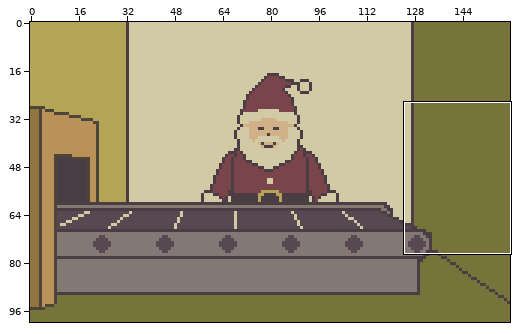
Two versions of one pixel-art file, Assets/project/pictures/ChristmasGameMainScene.aseprite. The first picture is a wide view before the edit; the outline marks the close-up.
Close-up. Before:
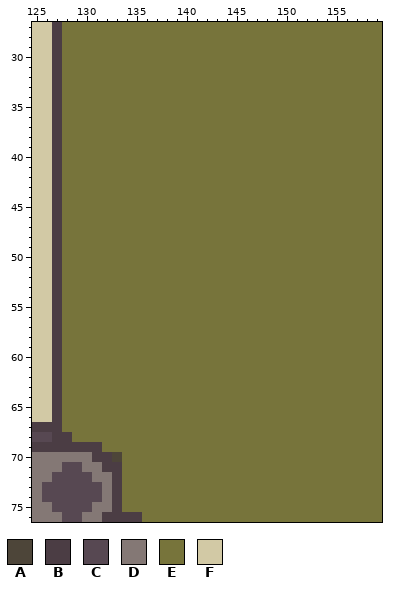
160x100 pixels, 1 frame. Shown: x 125..159, y 27..76. The commit also changed other parts of the picture, which this record leaves out.
Visible layers, top first: "Lane3", "lane", "Lane2", "santa_claus/Santa_claus_face", "santa_claus/cloth", "santa_claus/hands", "santa_claus/foot", "wall".
Palette (. is transparent): A #4d4539  B #4b3d44  C #574852  D #847875  E #77743b  F #d2c9a5
Pixels before, first column x 125:
27 FFBEEEEEEEEEEEEEEEEEEEEEEEEEEEEEEEE
28 FFBEEEEEEEEEEEEEEEEEEEEEEEEEEEEEEEE
29 FFBEEEEEEEEEEEEEEEEEEEEEEEEEEEEEEEE
30 FFBEEEEEEEEEEEEEEEEEEEEEEEEEEEEEEEE
31 FFBEEEEEEEEEEEEEEEEEEEEEEEEEEEEEEEE
32 FFBEEEEEEEEEEEEEEEEEEEEEEEEEEEEEEEE
33 FFBEEEEEEEEEEEEEEEEEEEEEEEEEEEEEEEE
34 FFBEEEEEEEEEEEEEEEEEEEEEEEEEEEEEEEE
35 FFBEEEEEEEEEEEEEEEEEEEEEEEEEEEEEEEE
36 FFBEEEEEEEEEEEEEEEEEEEEEEEEEEEEEEEE
37 FFBEEEEEEEEEEEEEEEEEEEEEEEEEEEEEEEE
38 FFBEEEEEEEEEEEEEEEEEEEEEEEEEEEEEEEE
39 FFBEEEEEEEEEEEEEEEEEEEEEEEEEEEEEEEE
40 FFBEEEEEEEEEEEEEEEEEEEEEEEEEEEEEEEE
41 FFBEEEEEEEEEEEEEEEEEEEEEEEEEEEEEEEE
42 FFBEEEEEEEEEEEEEEEEEEEEEEEEEEEEEEEE
43 FFBEEEEEEEEEEEEEEEEEEEEEEEEEEEEEEEE
44 FFBEEEEEEEEEEEEEEEEEEEEEEEEEEEEEEEE
45 FFBEEEEEEEEEEEEEEEEEEEEEEEEEEEEEEEE
46 FFBEEEEEEEEEEEEEEEEEEEEEEEEEEEEEEEE
47 FFBEEEEEEEEEEEEEEEEEEEEEEEEEEEEEEEE
48 FFBEEEEEEEEEEEEEEEEEEEEEEEEEEEEEEEE
49 FFBEEEEEEEEEEEEEEEEEEEEEEEEEEEEEEEE
50 FFBEEEEEEEEEEEEEEEEEEEEEEEEEEEEEEEE
51 FFBEEEEEEEEEEEEEEEEEEEEEEEEEEEEEEEE
52 FFBEEEEEEEEEEEEEEEEEEEEEEEEEEEEEEEE
53 FFBEEEEEEEEEEEEEEEEEEEEEEEEEEEEEEEE
54 FFBEEEEEEEEEEEEEEEEEEEEEEEEEEEEEEEE
55 FFBEEEEEEEEEEEEEEEEEEEEEEEEEEEEEEEE
56 FFBEEEEEEEEEEEEEEEEEEEEEEEEEEEEEEEE
57 FFBEEEEEEEEEEEEEEEEEEEEEEEEEEEEEEEE
58 FFBEEEEEEEEEEEEEEEEEEEEEEEEEEEEEEEE
59 FFBEEEEEEEEEEEEEEEEEEEEEEEEEEEEEEEE
60 FFBEEEEEEEEEEEEEEEEEEEEEEEEEEEEEEEE
61 FFBEEEEEEEEEEEEEEEEEEEEEEEEEEEEEEEE
62 FFBEEEEEEEEEEEEEEEEEEEEEEEEEEEEEEEE
63 FFBEEEEEEEEEEEEEEEEEEEEEEEEEEEEEEEE
64 FFBEEEEEEEEEEEEEEEEEEEEEEEEEEEEEEEE
65 FFBEEEEEEEEEEEEEEEEEEEEEEEEEEEEEEEE
66 FFBEEEEEEEEEEEEEEEEEEEEEEEEEEEEEEEE
67 BBBEEEEEEEEEEEEEEEEEEEEEEEEEEEEEEEE
68 CCBBEEEEEEEEEEEEEEEEEEEEEEEEEEEEEEE
69 BBBBBBBEEEEEEEEEEEEEEEEEEEEEEEEEEEE
70 DDDDDDBBAEEEEEEEEEEEEEEEEEEEEEEEEEE
71 DDDCCDDBBEEEEEEEEEEEEEEEEEEEEEEEEEE
72 DDCCCCDDBEEEEEEEEEEEEEEEEEEEEEEEEEE
73 DCCCCCCDBEEEEEEEEEEEEEEEEEEEEEEEEEE
74 DCCCCCCDBEEEEEEEEEEEEEEEEEEEEEEEEEE
75 DDCCCCDDBEEEEEEEEEEEEEEEEEEEEEEEEEE
76 DDDCCDDBBBBEEEEEEEEEEEEEEEEEEEEEEEE
After the commit:
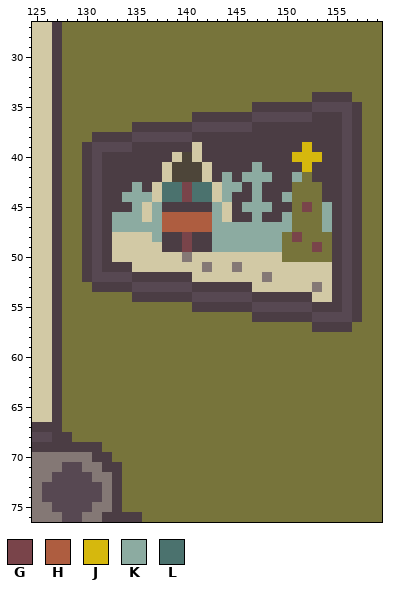
Colours new in this view: G #79444a  H #ae5d40  J #d6b80d  K #8caba1  L #4b726e
The exact change:
{"change": "layer \"view\" added"}
{"change": "layer \"lane\" removed"}
{"y":34,"x":153,"old":"EEEE","new":"BBBB"}
{"y":35,"x":147,"old":"EEEEEEEEEEE","new":"BBBBBBCCCCB"}
{"y":36,"x":141,"old":"EEEEEEEEEEEEEEEEE","new":"BBBBBBCCCCCCBBBCB"}
{"y":37,"x":135,"old":"EEEEEEEEEEEEEEEEEEEEEEE","new":"BBBBBBCCCCCCBBBBBBBBBCB"}
{"y":38,"x":131,"old":"EEEEEEEEEEEEEEEEEEEEEEEEEEE","new":"BBBBCCCCCCBBBBBBBBBBBBBBBCB"}
{"y":39,"x":130,"old":"EEEEEEEEEEEEEEEEEEEEEEEEEEEE","new":"BCCCCBBBBBBFBBBBBBBBBBJBBBCB"}
{"y":40,"x":130,"old":"EEEEEEEEEEEEEEEEEEEEEEEEEEEE","new":"BCBBBBBBBFAFBBBBBBBBBJJJBBCB"}
{"y":41,"x":130,"old":"EEEEEEEEEEEEEEEEEEEEEEEEEEEE","new":"BCBBBBBBFAAAFBBBBKBBBBJBBBCB"}
{"y":42,"x":130,"old":"EEEEEEEEEEEEEEEEEEEEEE","new":"BCBBBBBBFAAAFBKBKKKBBK"}
{"y":42,"x":153,"old":"EEEEE","new":"BBBCB"}
{"y":43,"x":130,"old":"EEEEEEEEEEEEEEEEEEEEE","new":"BCBBBKBFLLGLLFKKBKBBB"}
{"y":43,"x":154,"old":"EEEE","new":"BBCB"}
{"y":44,"x":130,"old":"EEEEEEEEEEEEEEEEEEEEE","new":"BCBBKKKFLLGLLFKBBKBBK"}
{"y":44,"x":154,"old":"EEEE","new":"BBCB"}
{"y":45,"x":130,"old":"EEEEEEEEEEEEEEEEEEEEE","new":"BCBBBKFKBBBBBKFBKKKBB"}
{"y":45,"x":152,"old":"E","new":"G"}
{"y":45,"x":154,"old":"EEEE","new":"KBCB"}
{"y":46,"x":130,"old":"EEEEEEEEEEEEEEEEEEEEE","new":"BCBKKKFKHHHHHKFBBKBBK"}
{"y":46,"x":154,"old":"EEEE","new":"KBCB"}
{"y":47,"x":130,"old":"EEEEEEEEEEEEEEEEEEEEE","new":"BCBKKKKKHHHHHKKKKKKKK"}
{"y":47,"x":154,"old":"EEEE","new":"KBCB"}
{"y":48,"x":130,"old":"EEEEEEEEEEEEEEEEEEEE","new":"BCBFFFFKBBGBBKKKKKKK"}
{"y":48,"x":151,"old":"E","new":"G"}
{"y":48,"x":155,"old":"EEE","new":"BCB"}
{"y":49,"x":130,"old":"EEEEEEEEEEEEEEEEEEEE","new":"BCBFFFFFBBGBBKKKKKKK"}
{"y":49,"x":153,"old":"E","new":"G"}
{"y":49,"x":155,"old":"EEE","new":"BCB"}
{"y":50,"x":130,"old":"EEEEEEEEEEEEEEEEEEEE","new":"BCBFFFFFFFDFFFFFFFFF"}
{"y":50,"x":155,"old":"EEE","new":"BCB"}
{"y":51,"x":130,"old":"EEEEEEEEEEEEEEEEEEEEEEEEEEEE","new":"BCBBBFFFFFFFDFFDFFFFFFFFFBCB"}
{"y":52,"x":130,"old":"EEEEEEEEEEEEEEEEEEEEEEEEEEEE","new":"BCCCCBBBBBBFFFFFFFDFFFFFFBCB"}
{"y":53,"x":131,"old":"EEEEEEEEEEEEEEEEEEEEEEEEEEE","new":"BBBBCCCCCCBBBBBBFFFFFFDFBCB"}
{"y":54,"x":135,"old":"EEEEEEEEEEEEEEEEEEEEEEE","new":"BBBBBBCCCCCCBBBBBBFFBCB"}
{"y":55,"x":141,"old":"EEEEEEEEEEEEEEEEE","new":"BBBBBBCCCCCCBBBCB"}
{"y":56,"x":147,"old":"EEEEEEEEEEE","new":"BBBBBBCCCCB"}
{"y":57,"x":153,"old":"EEEE","new":"BBBB"}
{"y":70,"x":133,"old":"A","new":"E"}
{"label":"changed","picture_box":[82,92,362,332]}
{"label":"changed","picture_box":[112,452,122,462]}
